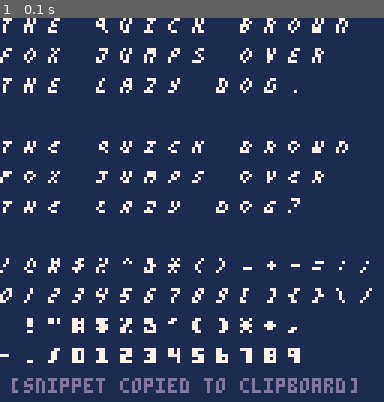
Above: before the commit, frame 1.
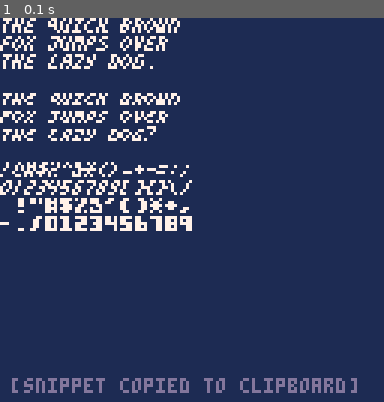
Above: after the commit, the same moment.

Repository: ChristopherDrum/status-line
Game: PICO-8 cartridge status_line_font.p8
Two runs of this game, one before a commit and one after it. Both use one fixed random seed, a clock stepped at 60 frames per second and the inputs below.
Inputs:
- Up to frame 1 (0.1 s): no input

The runs differ from the first frame. In frame 1, 12% of the frame differs, in the area x 0-97%, y 0-90%.

Commit message:
repaired set_text_style to allow inverse bold and italice

Diff:
--- a/io.lua
+++ b/io.lua
@@ -72,6 +72,7 @@
 
 function _set_text_style(n)
 	-- log("[drw] _set_text_style to: "..n)
+	if (n > 0) n |= current_text_style
 	local inverse, emphasis = '\^-i\^-b', '\015'
 	make_bold, make_inverse = (n&2 == 2), (n&1 == 1)
 
@@ -84,6 +85,7 @@
 		end
 	end
 	current_format = inverse..emphasis..current_color_string()
+	-- log("[drw] current_format is: "..current_format)
 	current_format_updated = true
 	current_text_style = n
 end
--- a/memory.lua
+++ b/memory.lua
@@ -618,9 +618,7 @@
 	local op_table_name
 	if op_form <= 0x01 then
 		op_table_name = 'long'
-		-- The first byte of a long instruction is %0abxxxxx where
-		-- a, b == operand types of 1st and 2nd bytes
-		-- %xxxxx == can indicate a 2OP opcode
+
 		op_table = _long_ops
 		op_code = (op_definition & 0x1f)
 		operands[1] = get_zbyte()
@@ -632,11 +630,10 @@
 			operands[2] = get_var(operands[2])
 		end
 
+	-- $BE indicates an extended instruction
 	elseif op_form == 0xbe and _zm_version >= 5 then
 		op_table_name = 'ext'
-		-- $BE indicates an extended instruction
-		-- Next bytes: opcode, operand types, operands.
-		-- same format as for var ops (0x03 below)
+
 		op_table = _ext_ops
 		op_code = get_zbyte()
 		type_information = get_zbyte()
@@ -644,9 +641,7 @@
 
 	elseif op_form == 0x02 then
 		op_table_name = 'short'
-		-- The first byte of a short instruction is %10ttxxxx.
-		-- %tt is the type of the operand (or %11 if absent),
-		-- %xxxx is the 1OP (0OP if absent)
+
 		op_table = _short_ops
 		op_code = (op_definition & 0xf)
 		local op_type = (op_definition & 0x30) >>> 4
@@ -664,12 +659,6 @@
 		operands = {operands}
 
 	elseif op_form == 0x03 then
-		-- The first byte of a v3 variable instruction is %11axxxxx
-		-- (two exceptions for v4+) where %xxxxx is the VAR opcode.
-		-- %a : %0 == 2OP, %1 == VAR
-		-- Byte 2 holds operand type info by "bit pairs"
-		-- A %11 pair means ‘no operand’
-
 		op_table = (op_definition & 0x20 == 0) and _long_ops or _var_ops
 		op_code = (op_definition & 0x1f)
 		op_table_name = (op_table == _var_ops) and 'var' or '2OP'
@@ -714,8 +703,7 @@
 		-- log('[mem] saving memory up to bank: '..mem_max_bank..', index: '..mem_max_index)
 		memory_dump ..= dword_to_str(mem_max_index)
 		for i = 1, mem_max_bank do
-			local max_j = _memory_bank_size
-			if (i == mem_max_bank) max_j = mem_max_index
+			local max_j = (i == mem_max_bank) and mem_max_index or #_memory[i]
 			for j = 1, max_j do
 				memory_dump ..= dword_to_str(_memory[i][j])
 			end
--- a/status_line.p8
+++ b/status_line.p8
@@ -79,7 +79,7 @@
 end
 
 function log(str)
-	-- printh(str, 'status_line_log_30')
+	printh(str, 'status_line_log_30')
 end
 
 function wait_for_any_key()
--- a/status_line_font.p8
+++ b/status_line_font.p8
@@ -61,8 +61,8 @@
 
 -- size of character (width2
 -- is user for chr >= 128)
-char_width,char_height = 8,10
-char_width2 = 8
+char_width,char_height = 4,6
+char_width2 = 5
 
 -- draw offset
 char_offset_x = 0
